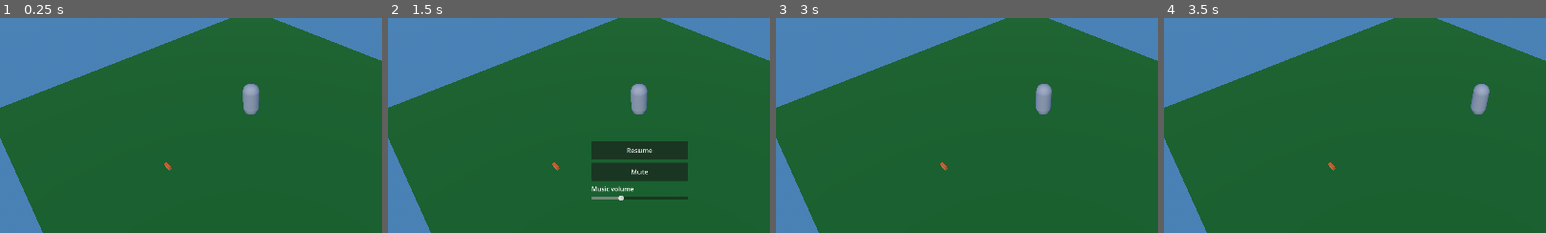
Above: before the commit, frames 1-4 (left to right).
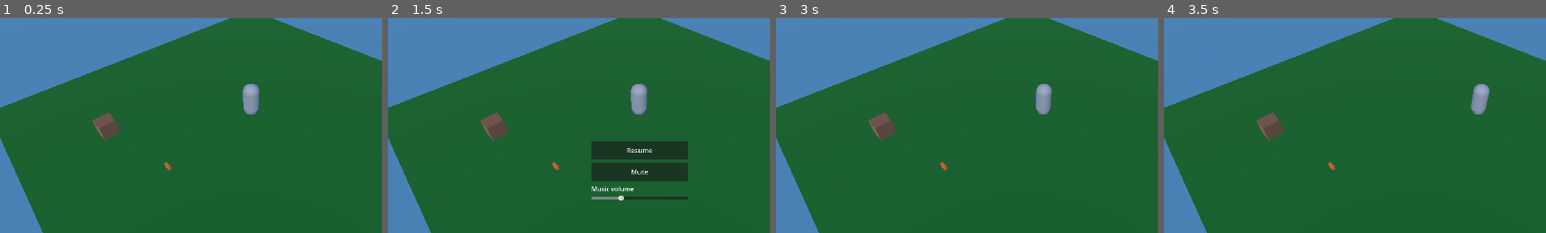
Above: after the commit, the same moments.

Repository: allemansratten/bigmode-2026
Game: Godot game, scene res://scenes/Game.tscn
The game is run twice, just before and just after one commit, with the same random seed, the same clock (stepped at 60 frames per second) and the same inputs. Sound files missing from this copy of the repository are replaced by a short silence.
Inputs:
- Up to frame 1 (0.25 s): no input
- Up to frame 2 (1.5 s): click "II" at 0.5 s; click "Resume" at 1.25 s
- Up to frame 3 (3 s): click "Mute" at 2 s; tap Enter at 2.75 s; hold D (move_right) from 2.78 s (still down); hold F (throw) from 2.78 s (still down)
- Up to frame 4 (3.5 s): keep holding D (move_right); keep holding F (throw)
The pictures show only the part of the screen within x 17-67%, y 28-78%; the shares and areas given below are measured in that part.

The runs differ from the first frame. In frame 1, 0.6% of the frame differs, in the area x 24-32%, y 43-57%; in frame 2, 0.6%; in frame 3, 0.6%; in frame 4, 0.6%.

Commit message:
Throw in facing direction + update sky material

Diff:
--- a/scenes/Game.tscn
+++ b/scenes/Game.tscn
@@ -5,6 +5,7 @@
 [ext_resource type="PackedScene" uid="uid://cplayer001" path="res://scenes/Player.tscn" id="3_player"]
 [ext_resource type="Script" uid="uid://ccvi13rbwbn8w" path="res://scripts/game_camera_3d.gd" id="4_cam"]
 [ext_resource type="PackedScene" uid="uid://brick001" path="res://scenes/items/Brick.tscn" id="5_brick"]
+[ext_resource type="PackedScene" path="res://scenes/items/Crate.tscn" id="6_aug50"]
 
 [sub_resource type="ProceduralSkyMaterial" id="ProceduralSkyMaterial_sky"]
 sky_top_color = Color(0.25, 0.45, 0.75, 1)
@@ -61,3 +62,6 @@
 [node name="Camera3D" type="Camera3D" parent="." unique_id=1134331709]
 transform = Transform3D(1, 0, 0, 0, 1, 0, 0, 0, 1, 8, 10, 8)
 script = ExtResource("4_cam")
+
+[node name="Crate" parent="." unique_id=149966801 instance=ExtResource("6_aug50")]
+transform = Transform3D(1, 0, 0, 0, 1, 0, 0, 0, 1, -3.9937057, 0.4000004, 6.0330143)
--- a/scripts/player.gd
+++ b/scripts/player.gd
@@ -6,8 +6,12 @@
 @export var gravity: float = 9.8
 ## Max distance to pick up an item
 @export var pickup_range: float = 2.0
+## How quickly the character rotates to face movement direction (1 = instant, lower = smoother)
+@export var facing_turn_speed: float = 8.0
 
 var _held_item: Node3D = null  # Root of the held item (e.g. Brick RigidBody3D)
+## Facing direction on XZ plane (x, z). Normalized when used for rotation.
+var _facing_direction: Vector2 = Vector2(0.0, -1.0)  # Start facing -Z (forward)
 
 func _ready() -> void:
 	add_to_group("player")
@@ -41,6 +45,12 @@
 	if direction:
 		velocity.x = direction.x * move_speed
 		velocity.z = direction.z * move_speed
+		# Gradually rotate to face movement direction (2D XZ only)
+		var target_facing := Vector2(direction.x, direction.z)
+		_facing_direction = _facing_direction.lerp(target_facing, facing_turn_speed * delta)
+		if _facing_direction.length_squared() > 0.01:
+			_facing_direction = _facing_direction.normalized()
+			rotation.y = atan2(_facing_direction.x, -_facing_direction.y)
 	else:
 		velocity.x = move_toward(velocity.x, 0, move_speed)
 		velocity.z = move_toward(velocity.z, 0, move_speed)
@@ -95,8 +105,7 @@
 	var throwable: ThrowableBehaviour = _get_throwable_behaviour(_held_item)
 	if not throwable:
 		return
-	var direction := _get_throw_direction()
-	throwable.throw(direction, get_tree().current_scene)
+	throwable.throw(get_facing_direction(), get_tree().current_scene)
 	_held_item = null
 
 
@@ -107,8 +116,9 @@
 	return null
 
 
-func _get_throw_direction() -> Vector3:
-	var cam := get_viewport().get_camera_3d()
-	if cam:
-		return -cam.global_transform.basis.z
-	return -global_transform.basis.z
+## Returns the character's current facing direction on the XZ plane (normalized).
+## Use this for throw direction, aim, etc.
+func get_facing_direction() -> Vector3:
+	if _facing_direction.length_squared() < 0.01:
+		return -global_transform.basis.z
+	return Vector3(_facing_direction.x, 0.0, _facing_direction.y).normalized()
